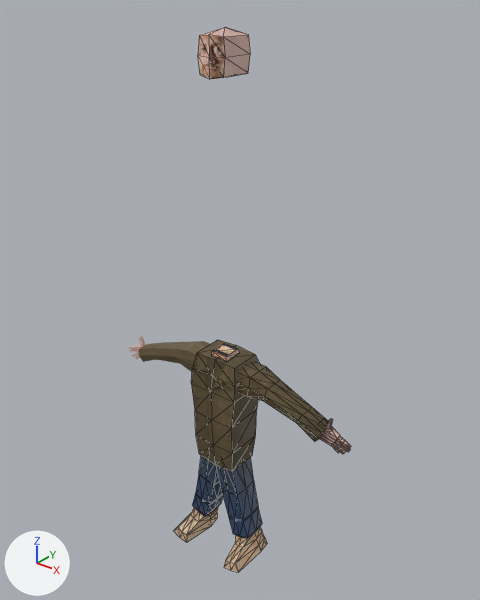
The glTF model Assets/Models/hobofinished.glb as it was, and as the next commit left it.
Rendered twice from a 50 mm camera at (5.3, -6.17, 8.28) aimed at (0.13, 0.29, 4.27). Arrows for +X, +Y and +Z are at lower left; the lights stay in place. Mesh edges are drawn as thin lines on the coarser meshes.

Before the edit, the objects in view are built like this:
```python
me_cube = bpy.data.meshes.new('Cube')
me_cube.from_pydata(...)  # 8 vertices, 12 faces; spans x -0.113..0.171, y -0.06..0.225, z 3.456..3.545
me_cube.materials.append(mat_material)  # picture img_hobo256_face
me_cube_001 = bpy.data.meshes.new('Cube.001')
me_cube_001.from_pydata(...)  # 24 vertices, 49 faces; spans x -0.175..0.233, y -0.204..0.32, z 3.491..4.03
me_cube_001.materials.append(mat_material)  # picture img_hobo256_face
me_cube_002 = bpy.data.meshes.new('Cube.002')
me_cube_002.from_pydata(...)  # 36 vertices, 68 faces; spans x -0.4..0.45, y -0.24..0.42, z 1.66..3.49
me_cube_002.materials.append(mat_material)  # picture img_hobo256_face
ob_cube = bpy.data.objects.new('Cube', me_cube_001)
ob_cube.location = (0.03, 0.03, 3.74)
ob_cube_001 = bpy.data.objects.new('Cube.001', me_cube)
ob_cube_001.location = (0.0, 0.0, 0.0)
ob_cube_002 = bpy.data.objects.new('Cube.002', me_cube_002)
ob_cube_002.location = (0.0, 0.0, 0.0)
# also in view: 'Cube.004' at (1.17, 0.1, 3.04); 'Cube.003' at (-1.12, 0.1, 3.04); 'Cube.008' at (-0.29, -0.09, 0.96); 'Cube.007' at (0.34, -0.09, 0.96)
```
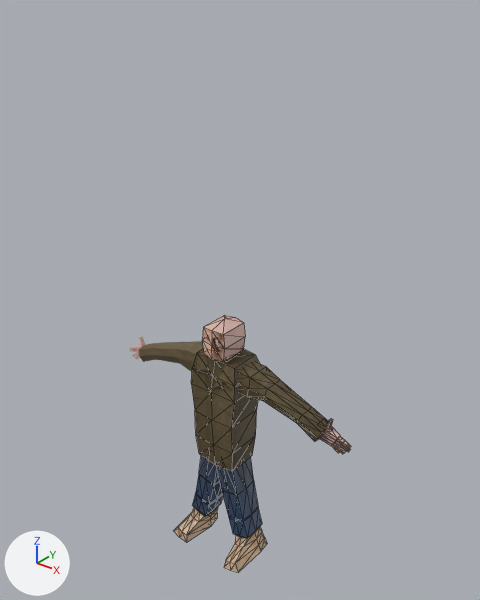
Location of each change, [x1, y1, x2, y2] in pixels of the pictures (480 x 600 px):
'Cube', moved
    before: [198, 27, 250, 79]
    after: [202, 315, 245, 362]
'Cube.001', deleted
    before: [212, 343, 239, 361]

The change, as a diff of the scene's bpy script:
```diff
--- a/Assets/Models/hobofinished.glb.py
+++ b/Assets/Models/hobofinished.glb.py
@@ ob_cube @@
 ob_cube = bpy.data.objects.new('Cube', me_cube_001)
-ob_cube.location = (0.03, 0.03, 3.74)
+ob_cube.location = (0.0, 0.0, 0.0)
@@ ob_cube_001 @@
-ob_cube_001 = bpy.data.objects.new('Cube.001', me_cube)
-ob_cube_001.location = (0.0, 0.0, 0.0)
```
